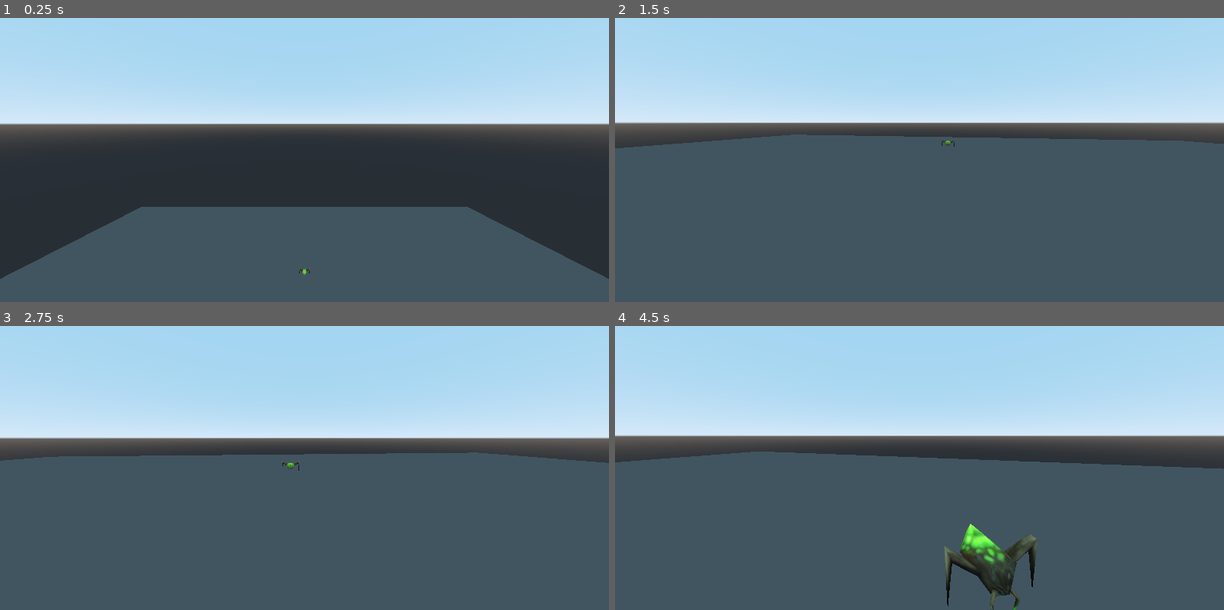
Above: before the commit, frames 1-4 (two rows, left to right).
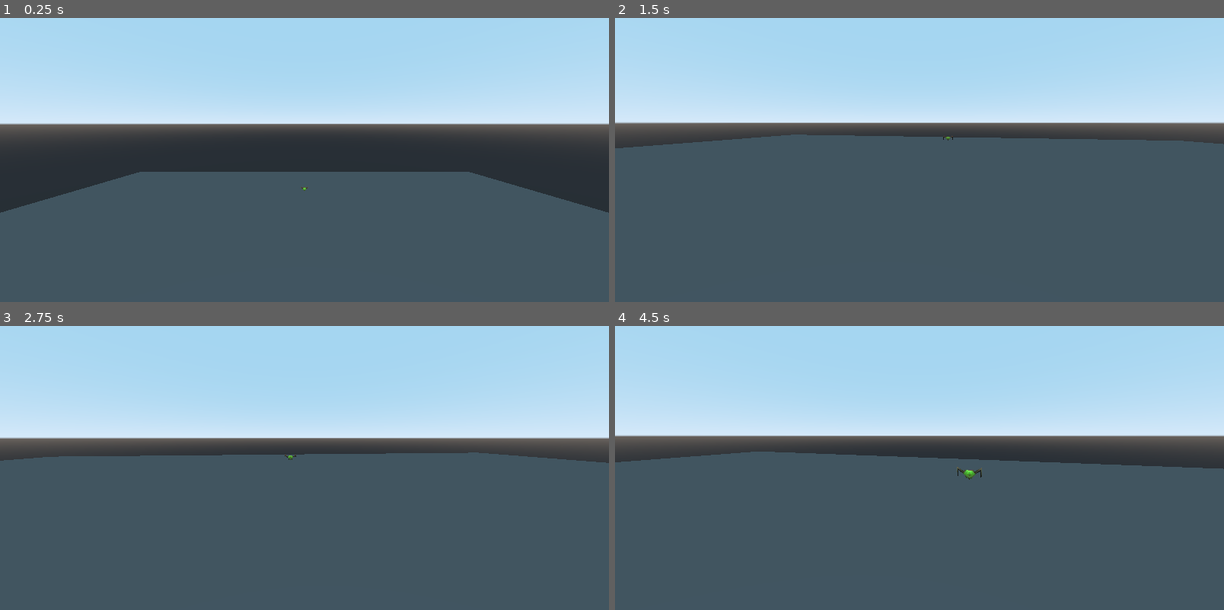
Above: after the commit, the same moments.

Repository: ElPepitaux/Epitech_Jam
Game: Godot game, scene res://World.tscn
The game is run twice, just before and just after one commit, with the same random seed, the same clock (stepped at 60 frames per second) and the same inputs. The project has no main scene, so this scene is started directly.
Inputs (mouse positions are in pixels of both pictures, inside the frame that each line leads up to):
- Up to frame 1 (0.25 s): no input
- Up to frame 2 (1.5 s): move the mouse to (949, 123) at 0.52 s; hold W (forward) from 0.53 s (still down); click (949, 123) at 0.6 s; tap Space (jump) at 0.77 s; move the mouse to (889, 125) at 1.27 s; tap Shift (sprint) at 1.35 s
- Up to frame 3 (2.75 s): keep holding W (forward); tap Space (jump) at 1.52 s; move the mouse to (316, 425) at 2.02 s; click (316, 425) at 2.1 s
- Up to frame 4 (4.5 s): keep holding W (forward); tap Enter at 2.75 s; move the mouse to (913, 436) at 2.77 s; tap Shift (sprint) at 2.85, 4.35 s; tap Space (jump) at 3.02, 3.77 s; move the mouse to (962, 436) at 3.52 s; click (962, 436) at 3.6 s; move the mouse to (870, 428) at 4.27 s

The runs differ from the first frame. In frame 1, 15% of the frame differs, in the area x 0-100%, y 54-92%; in frame 2, less than 0.1%; in frame 3, less than 0.1%; in frame 4, 2.1%.

Commit message:
adding world and quit debugé

Diff:
--- a/game/Player.tscn
+++ b/game/Player/Player.tscn
@@ -1,7 +1,7 @@
 [gd_scene load_steps=20 format=2]
 
-[ext_resource path="res://Weapon.tscn" type="PackedScene" id=1]
-[ext_resource path="res://Player.gd" type="Script" id=2]
+[ext_resource path="res://Player/Weapon.tscn" type="PackedScene" id=1]
+[ext_resource path="res://Player/Player.gd" type="Script" id=2]
 [ext_resource path="res://Anims/RightMembers.tres" type="Animation" id=3]
 [ext_resource path="res://Anims/LeftMembers.tres" type="Animation" id=4]
 
--- /dev/null
+++ b/game/World.gd
@@ -0,0 +1,6 @@
+extends Spatial
+
+
+func _input(event):
+	if Input.is_action_just_pressed("quit"):
+		get_tree().quit()
--- a/game/World.tscn
+++ b/game/World.tscn
@@ -1,15 +1,17 @@
-[gd_scene load_steps=4 format=2]
+[gd_scene load_steps=5 format=2]
 
-[ext_resource path="res://Map.tscn" type="PackedScene" id=1]
-[ext_resource path="res://Player.tscn" type="PackedScene" id=2]
+[ext_resource path="res://Environnements/Map.tscn" type="PackedScene" id=1]
+[ext_resource path="res://Player/Player.tscn" type="PackedScene" id=2]
 [ext_resource path="res://All_Enemy/enemy.tscn" type="PackedScene" id=3]
+[ext_resource path="res://World.gd" type="Script" id=4]
 
 [node name="World" type="Spatial"]
+script = ExtResource( 4 )
 
 [node name="Map" parent="." instance=ExtResource( 1 )]
 
 [node name="Player" parent="." instance=ExtResource( 2 )]
-transform = Transform( 1, 0, 0, 0, 1, 0, 0, 0, 1, 0, 33.4631, 0 )
+transform = Transform( 1, 0, 0, 0, 1, 0, 0, 0, 1, 0, 19.68, 0 )
 
 [node name="enemy" parent="." instance=ExtResource( 3 )]
-transform = Transform( 1, 0, 0, 0, 1, 0, 0, 0, 1, 0, 0, 34.5744 )
+transform = Transform( 1, 0, 0, 0, 1, 0, 0, 0, 1, 0, 0.876424, 42.8596 )
Renamed: game/Mobspawner.tscn -> game/All_Enemy/Mobspawner.tscn
Renamed: game/Map.tscn -> game/Environnements/Map.tscn
Renamed: game/Player.gd -> game/Player/Player.gd
Renamed: game/Weapon.tscn -> game/Player/Weapon.tscn
